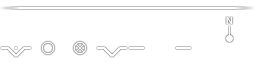
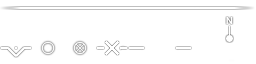
Comparing the layer stacks of the two 256 x 64 images. Changes:
painted on "retro. att" over (104, 41, 120, 57)
